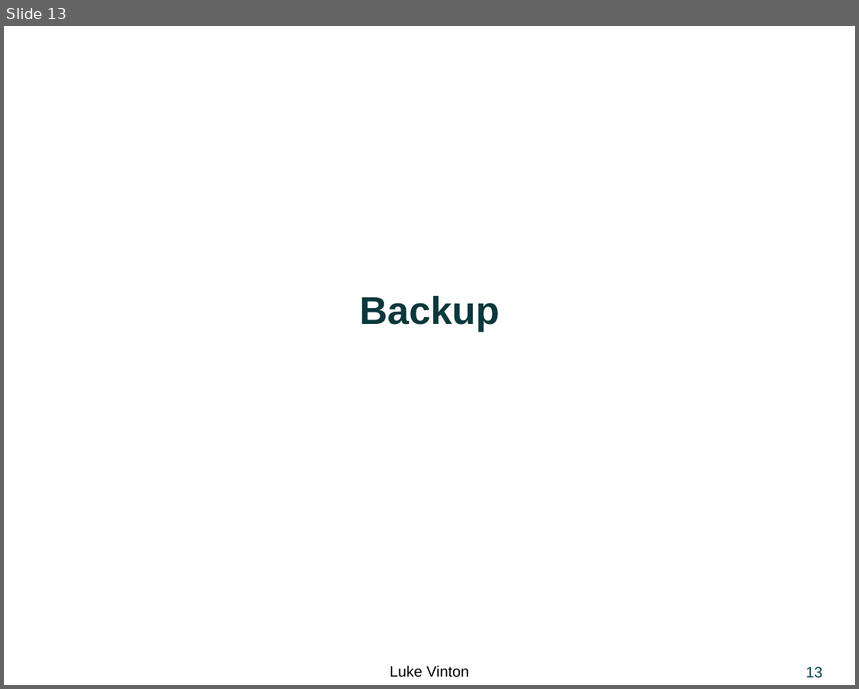
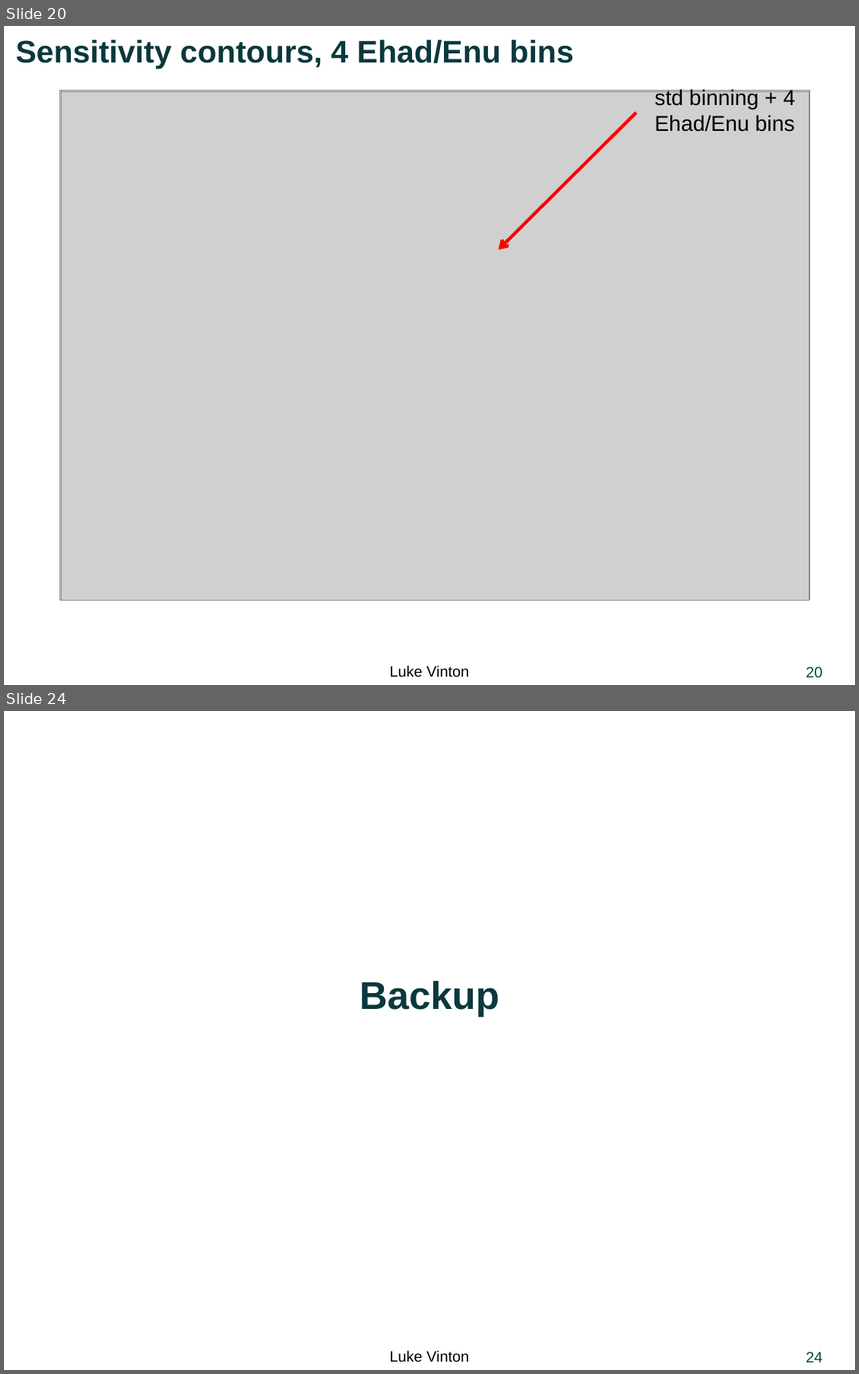
Before and after one commit to LukeJVinton/Thesis-, a slide deck: Presentations/NumuCollabMeeting_resBinning_energyBinShare_CustomBinning.pptx. Shown one above the other, each under a label of ours: slide 13 before the commit, slides 20 and 24 after it; the slides between them are not shown. The pictures are 859x689 and 859x1374 pixels, drawn with LibreOffice and Linux fonts; fonts in the diff are those of the drawing; grey boxes stand for pictures; background and template pictures are left out. Boxes give left, top, right and bottom in pixels: in the first picture for what was removed or moved away, otherwise in the second. Text is boxed around its words. In the diff, an @@ line names an element or a change of style, - is before the commit and + after.

```diff
--- a/Presentations/NumuCollabMeeting_resBinning_energyBinShare_CustomBinning.pptx
+++ b/Presentations/NumuCollabMeeting_resBinning_energyBinShare_CustomBinning.pptx
@@ slide 20 added at box(4, 26, 855, 685), background #FFFFFF; not listed: 2 template elements that a slide beside it also shows @@
@@ text added at box(15, 40, 573, 69), 29 pt, text #0A383C, bold @@
+Sensitivity contours, 4 Ehad/Enu bins
@@ picture added at box(59, 91, 809, 599) @@
@@ picture added at box(59, 91, 809, 599) @@
@@ picture added at box(60, 91, 809, 600) @@
@@ picture added at box(61, 91, 809, 599) @@
@@ picture added at box(61, 91, 810, 599) @@
@@ picture added at box(62, 91, 809, 599) @@
@@ picture added at box(62, 91, 809, 600) @@
@@ text added at box(655, 88, 796, 132), 20 pt, text #000000 @@
+std binning + 4 Ehad/Enu bins
@@ arrow added from (636, 113) to (498, 250), #FF0000 3 pt @@
@@ what was slide 13 is now slide 24 @@
@@ page number at box(806, 1352, 823, 1362): text changed @@
-13
+24
```
Also in this commit, not shown: 5 slides changed, 16 other slides added, 2 slides removed.
